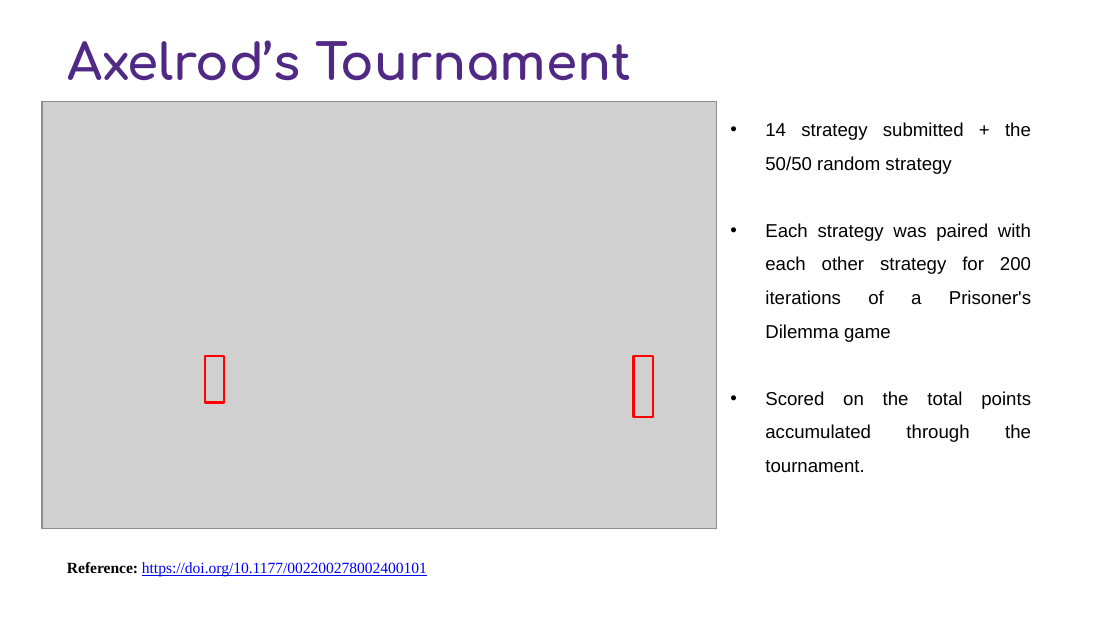
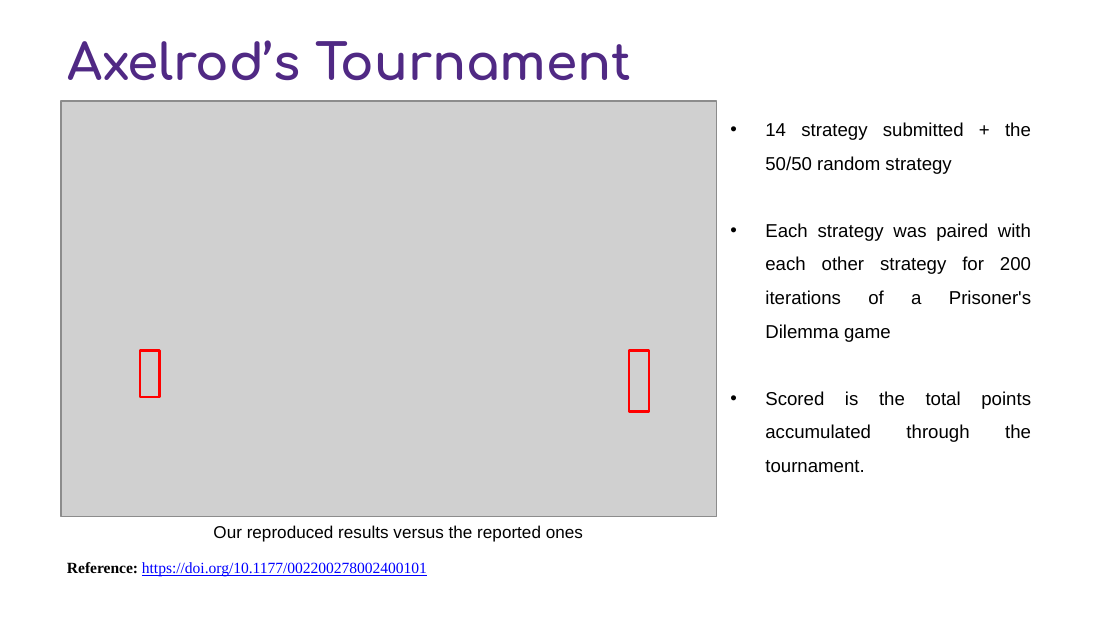
Before and after one commit to GuoJiaqi-1020/Code-recording-NU, a slide deck: slide 5 of Game Theory and Networked Systems_495/Final_Project/game_theory.pptx. Drawn at 1120x630 pixels with LibreOffice and Linux fonts; fonts in the diff are those of the drawing; grey boxes stand for pictures; background and template pictures are left out. Boxes give left, top, right and bottom in pixels: in the first picture for what was removed or moved away, otherwise in the second. Text is boxed around its words. In the diff, an @@ line names an element or a change of style, - is before the commit and + after.

```diff
--- a/Game Theory and Networked Systems_495/Final_Project/game_theory.pptx
+++ b/Game Theory and Networked Systems_495/Final_Project/game_theory.pptx
@@ picture: place and size @@
-picture at <box>43,101,718,529</box>
+picture at <box>62,101,718,516</box>
@@ rectangle: place and size @@
-rectangle at <box>205,356,224,403</box>
+rectangle at <box>140,351,159,398</box>
@@ rectangle: place and size @@
-rectangle at <box>634,356,653,418</box>
+rectangle at <box>629,351,648,412</box>
@@ text at <box>765,391,1031,473</box>: text changed @@
-• Scored on the total points accumulated through the tournament.
+• Scored is the total points accumulated through the tournament.
@@ text added at <box>213,525,583,542</box>, 11 pt, text #000000 @@
+Our reproduced results versus the reported ones
```
Also in this commit, not shown: 9 other slides changed, 2 other files.
